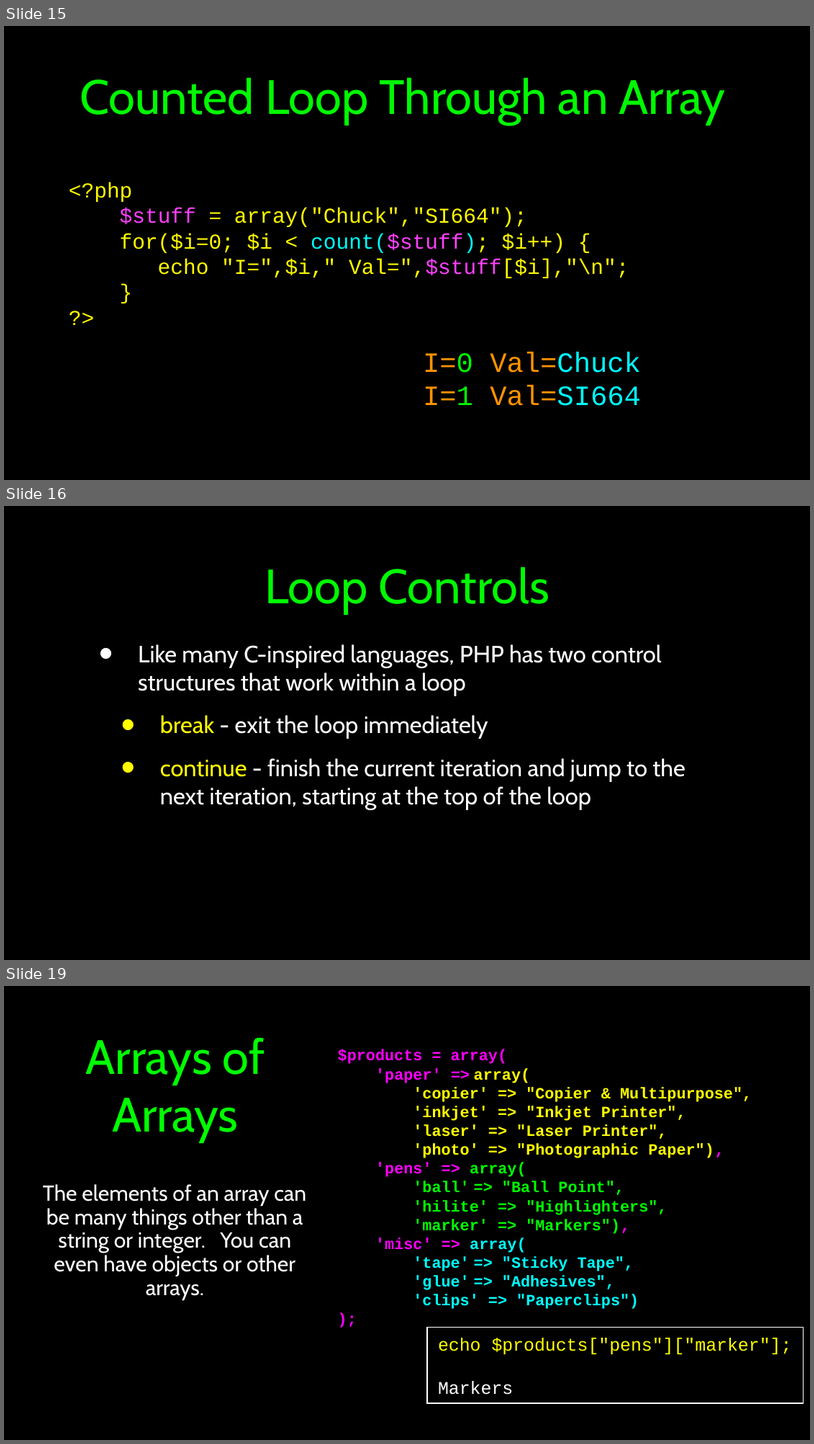
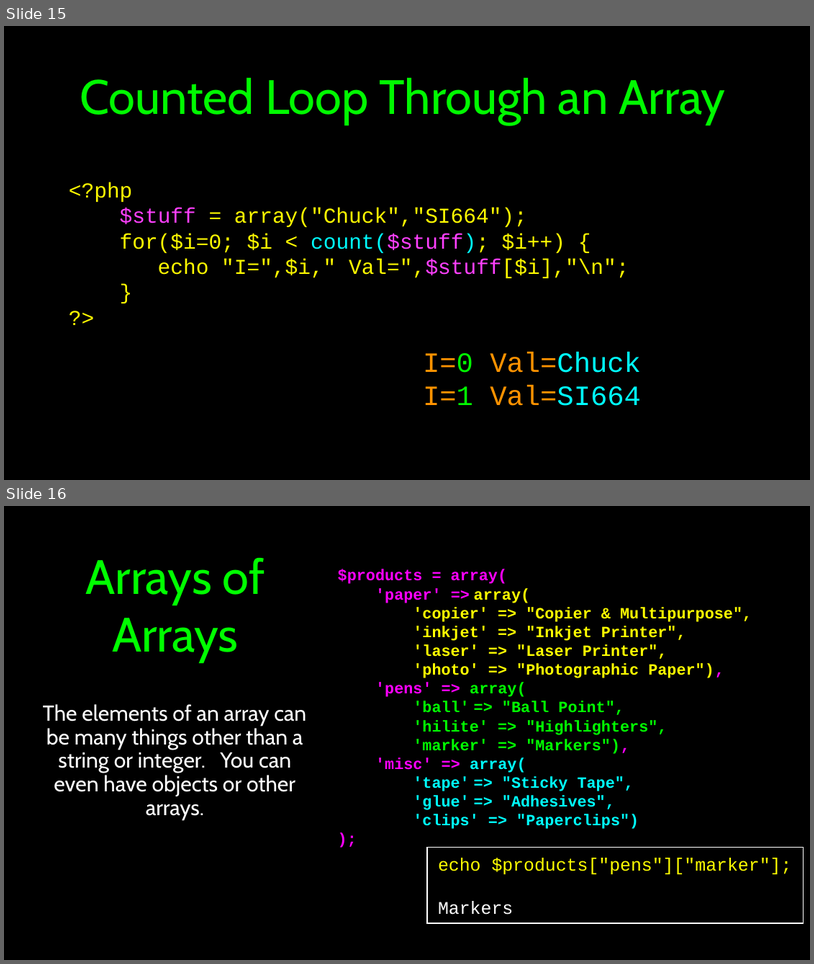
Before and after one commit to csev/wa4e, a slide deck: lectures/PHP-03-Arrays.ppt. Shown one above the other, each under a label of ours: slides 15, 16 and 19 before the commit, slides 15 and 16 after it; the slides between them are not shown. The pictures are 814x1444 and 814x964 pixels, drawn with LibreOffice and Linux fonts; fonts in the diff are those of the drawing. Boxes give left, top, right and bottom in pixels: in the first picture for what was removed or moved away, otherwise in the second. Text is boxed around its words. In the diff, an @@ line names an element or a change of style, - is before the commit and + after.

```diff
--- a/lectures/PHP-03-Arrays.ppt
+++ b/lectures/PHP-03-Arrays.ppt
@@ slide 16 removed at box(4, 506, 810, 960), background #000000; not listed: 1 template element that a slide beside it also shows @@
@@ title removed at box(265, 567, 550, 614) @@
-Loop Controls
@@ text removed at box(138, 644, 685, 810) @@
-• Like many C-inspired languages, PHP has two control structures that work within a loop
-  • break - exit the loop immediately
-  • continue - finish the current iteration and jump to the next iteration, starting at the top of the loop
@@ what was slide 19 is now slide 16 @@
```
Also in this commit, not shown: 2 other slides removed, 2 other files.
